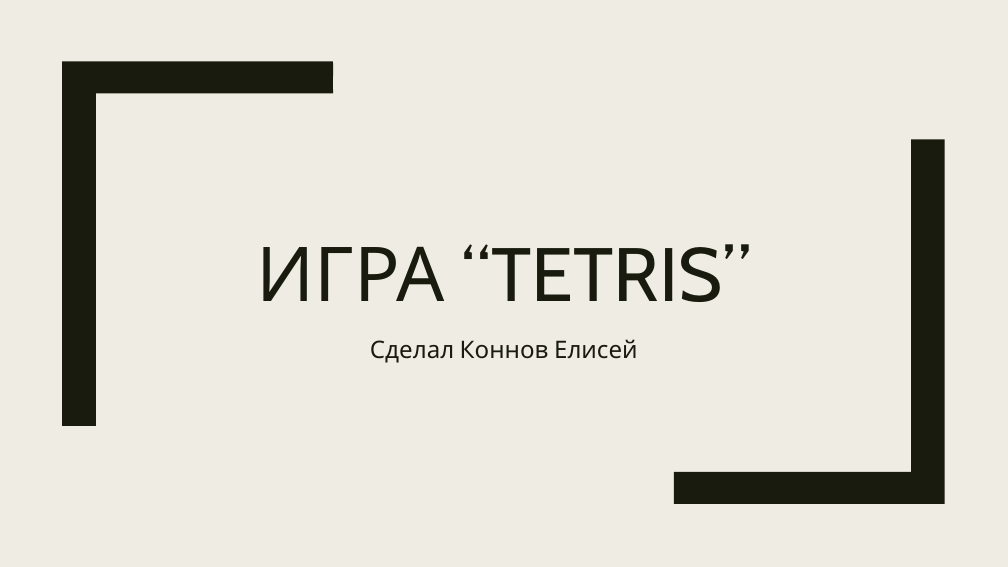
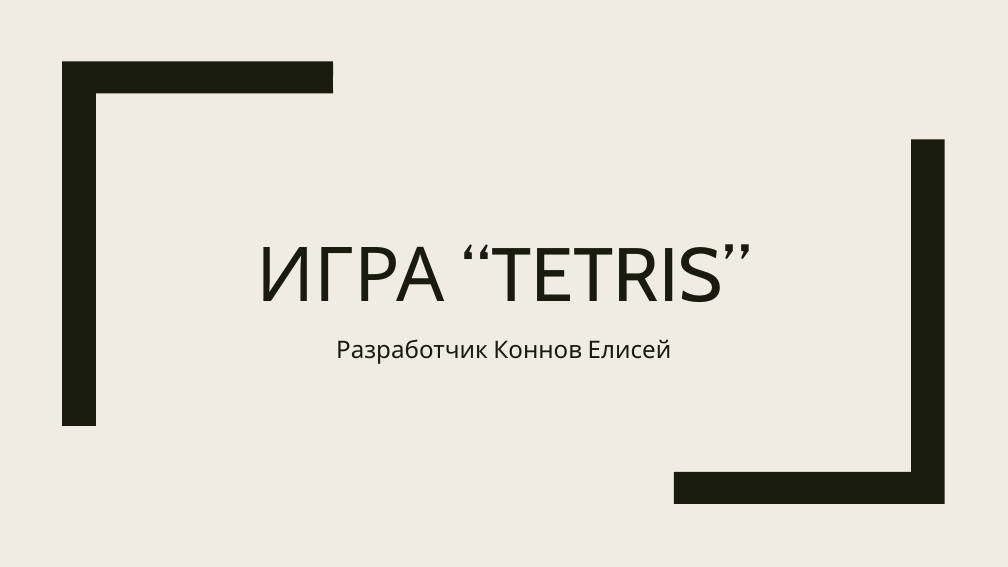
Before and after one commit to emerikko/Tetris, a slide deck: slide 1 of Tetris.pptx. Drawn at 1008x567 pixels with LibreOffice and Linux fonts; fonts in the diff are those of the drawing. Boxes give left, top, right and bottom in pixels: in the first picture for what was removed or moved away, otherwise in the second. Text is boxed around its words. In the diff, an @@ line names an element or a change of style, - is before the commit and + after.

```diff
--- a/Tetris.pptx
+++ b/Tetris.pptx
@@ subtitle at <box>336,339,672,364</box>: text changed @@
-Сделал Коннов Елисей
+Разработчик Коннов Елисей
```
Also in this commit, not shown: 6 other slides changed, 1 slide added.
